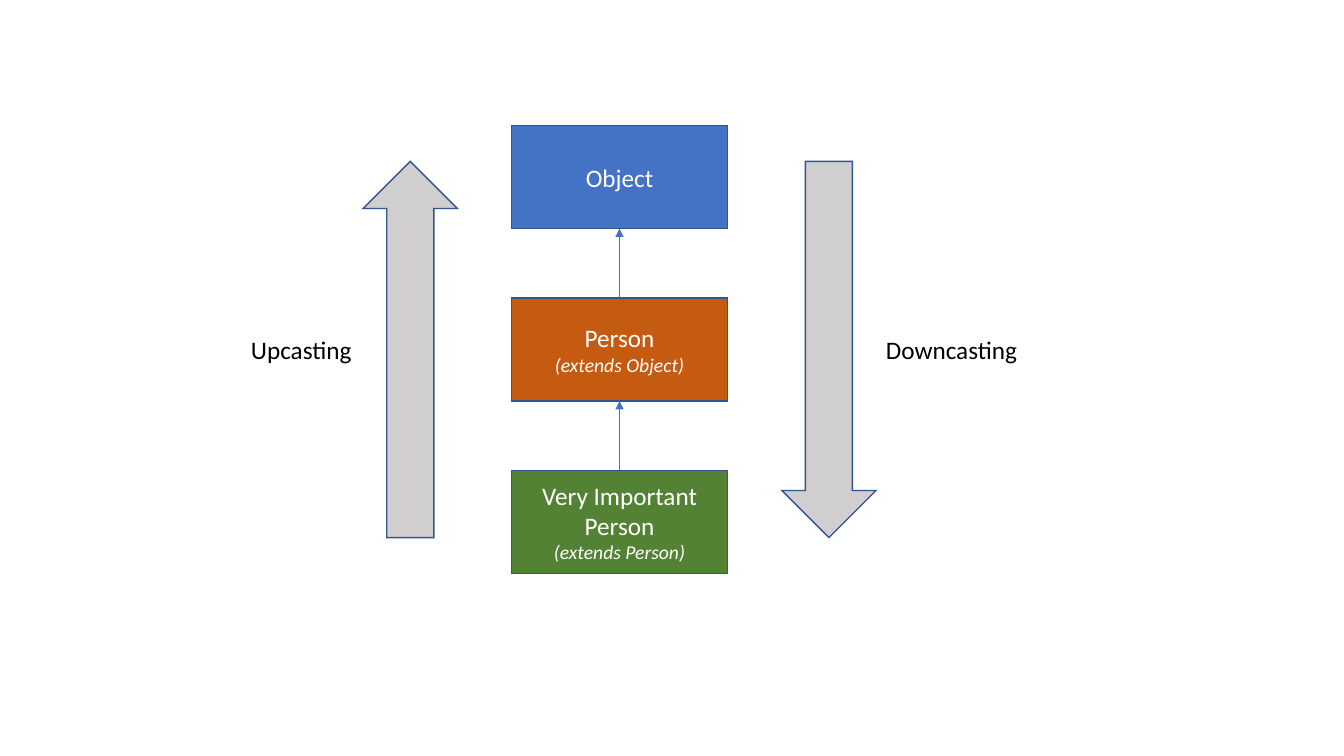
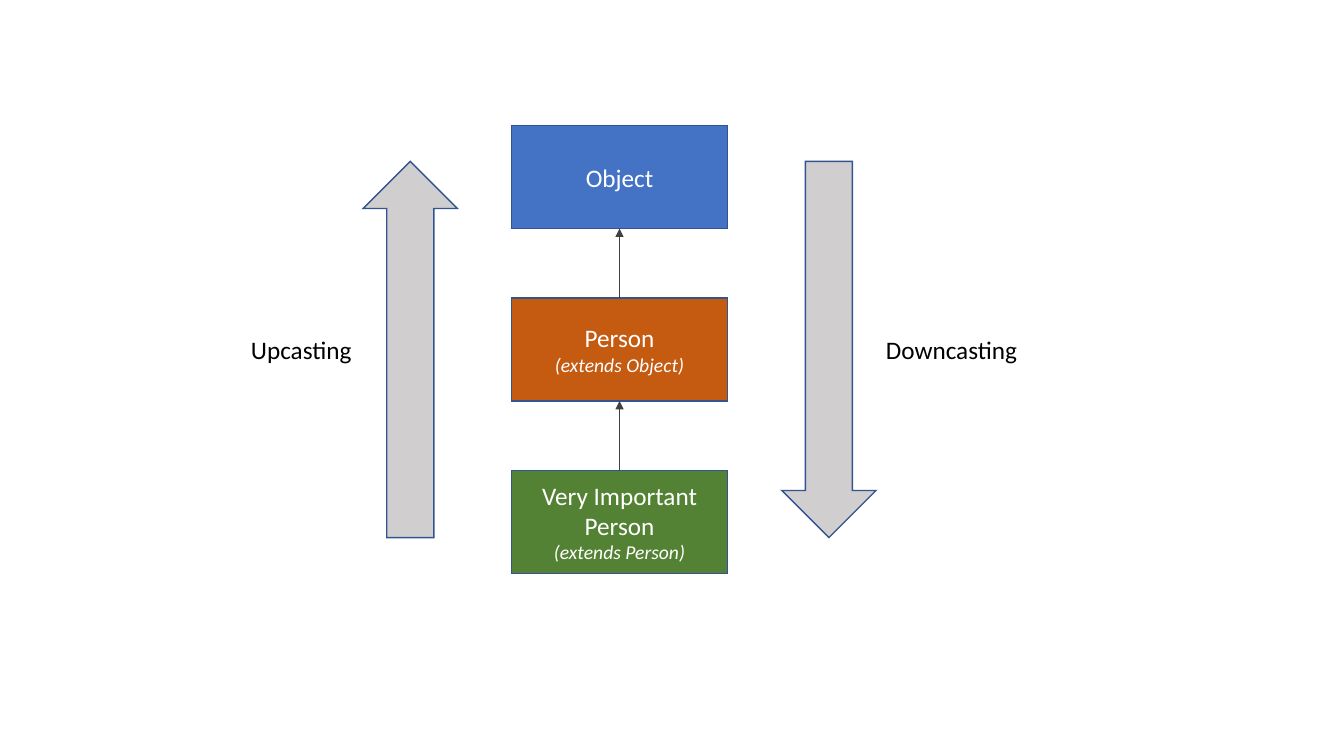
Before and after one commit to albertattard/java-boot-camp, a slide deck: slide 17 of assets/images/Images.pptx. Drawn at 1344x756 pixels with LibreOffice and Linux fonts; fonts in the diff are those of the drawing. Boxes give left, top, right and bottom in pixels: in the first picture for what was removed or moved away, otherwise in the second. Text is boxed around its words. In the diff, an @@ line names an element or a change of style, - is before the commit and + after.

```diff
--- a/assets/images/Images.pptx
+++ b/assets/images/Images.pptx
@@ arrow (620, 298) - (620, 229): stroke #4472C4 1 pt to #404040 1 pt @@
@@ arrow (620, 471) - (620, 401): stroke #4472C4 1 pt to #404040 1 pt @@
```
Also in this commit, not shown: 2 slides added, 3 other files.
